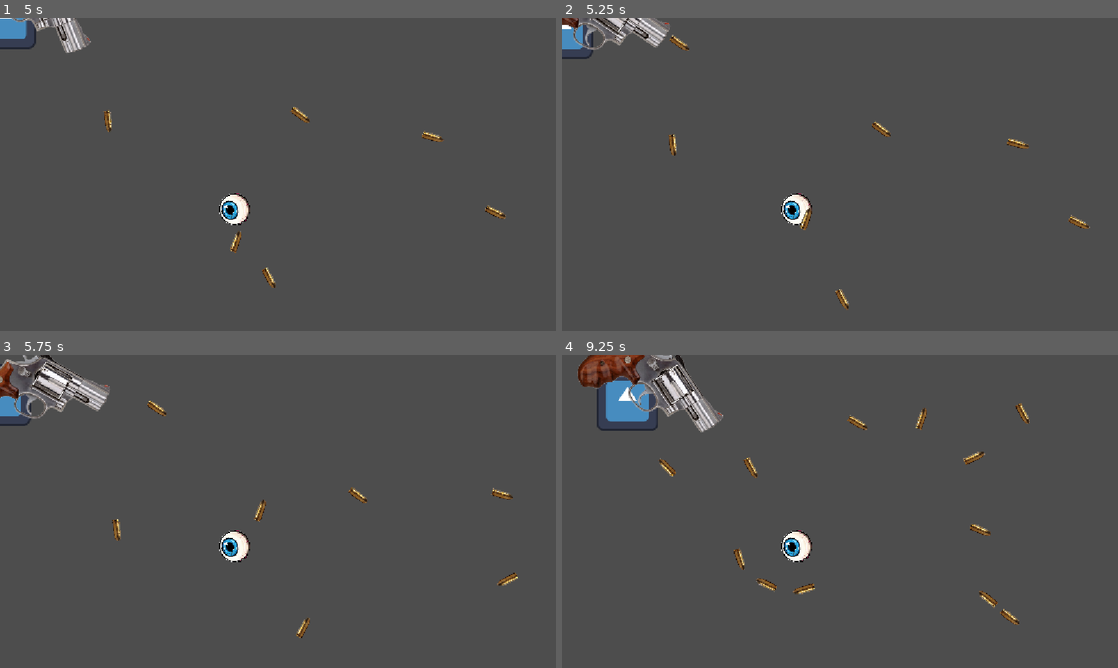
Above: before the commit, frames 1-4 (two rows, left to right).
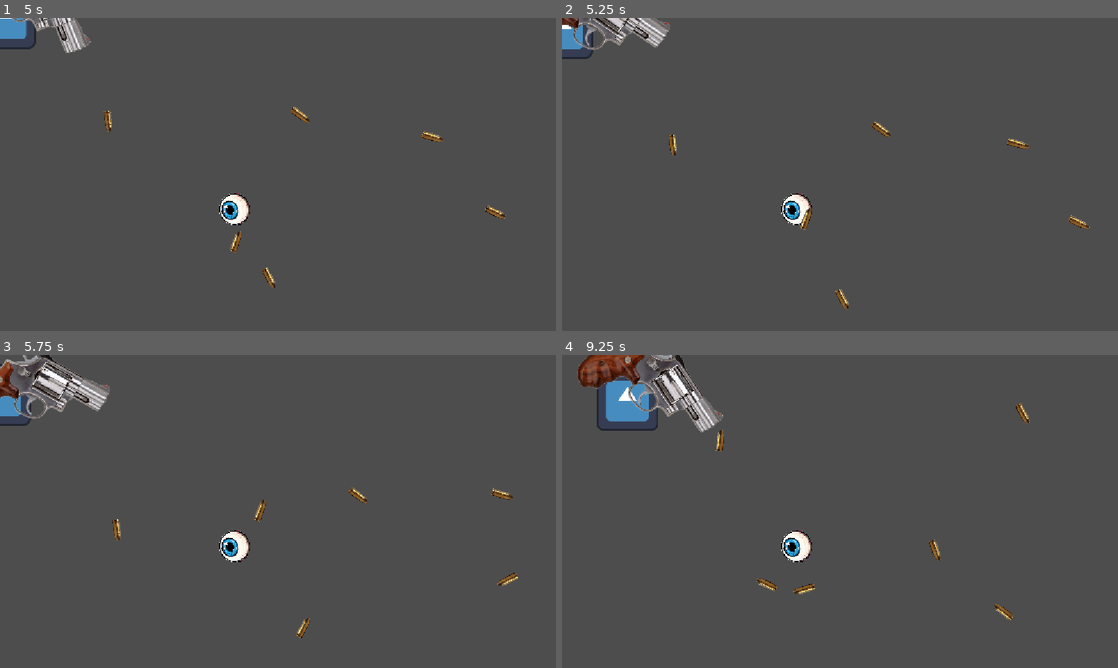
Above: after the commit, the same moments.

Repository: RealCet/bonzen-2
Game: Godot game, scene res://main.tscn
Same seed, same stepped clock (60 frames per second), same inputs: the game is played once before the commit and once after it. The engine's default icon, where the game draws it, is replaced by a stand-in: a white triangle on a blue panel in a dark square.
Inputs (mouse positions are in pixels of both pictures, inside the frame that each line leads up to):
- Up to frame 1 (5 s): tap Enter at 0.5 s; move the mouse to (400, 158) at 0.52 s; hold D (right) 0.53-1.28 s; click (400, 158) at 0.6 s; move the mouse to (166, 190) at 1.27 s; hold S (down) 1.28-2.03 s; click (166, 190) at 1.35 s; move the mouse to (333, 105) at 2.02 s; hold D (right) 2.03-2.78 s; click (333, 105) at 2.1 s; move the mouse to (250, 237) at 2.77 s; hold W (up) 2.78-3.53 s; click (250, 237) at 2.85 s; move the mouse to (444, 221) at 3.52 s; hold A (left) from 3.53 s (still down); click (444, 221) at 3.6 s; move the mouse to (111, 127) at 4.27 s; click (111, 127) at 4.35 s
- Up to frame 2 (5.25 s): move the mouse to (867, 174) at 5.02 s; release A (left) at 5.03 s; hold S (down) from 5.03 s (still down); click (867, 174) at 5.1 s
- Up to frame 3 (5.75 s): keep holding S (down)
- Up to frame 4 (9.25 s): move the mouse to (756, 433) at 5.77 s; release S (down) at 5.78 s; hold D (right) 5.78-6.53 s; click (756, 433) at 5.85 s; move the mouse to (962, 495) at 6.52 s; hold W (up) 6.53-7.28 s; click (962, 495) at 6.6 s; move the mouse to (728, 527) at 7.27 s; hold D (right) 7.28-8.03 s; click (728, 527) at 7.35 s; move the mouse to (895, 442) at 8.02 s; hold S (down) 8.03-8.78 s; click (895, 442) at 8.1 s; move the mouse to (812, 574) at 8.77 s; hold A (left) from 8.78 s (still down); click (812, 574) at 8.85 s

Frame 1 is identical in both runs. In frame 2, less than 0.1% of the frame differs, in the area x 19-23%, y 5-11%; in frame 3, less than 0.1%; in frame 4, 0.9%, in the area x 17-83%, y 16-87%.

Commit message:
limited ammo

Diff:
--- a/gun.gd
+++ b/gun.gd
@@ -3,6 +3,7 @@
 
 const BULLET = preload("res://bullet.tscn")
 
+var ammo = 6
 
 @onready var muzzle: Marker2D = $Marker2D
 
@@ -18,8 +19,12 @@
 
 
 	if Input.is_action_just_pressed("fire"):
-		print("a")
-		var bullet_instance = BULLET.instantiate()
-		get_parent().add_sibling(bullet_instance)
-		bullet_instance.global_position = muzzle.global_position
-		bullet_instance.set_direction(muzzle.global_transform.x)
+		if ammo > 0:
+			var bullet_instance = BULLET.instantiate()
+			get_parent().add_sibling(bullet_instance)
+			bullet_instance.global_position = muzzle.global_position
+			bullet_instance.set_direction(muzzle.global_transform.x)
+			ammo -= 1
+			print(ammo)
+		else:
+			print("no bullet hahah")
